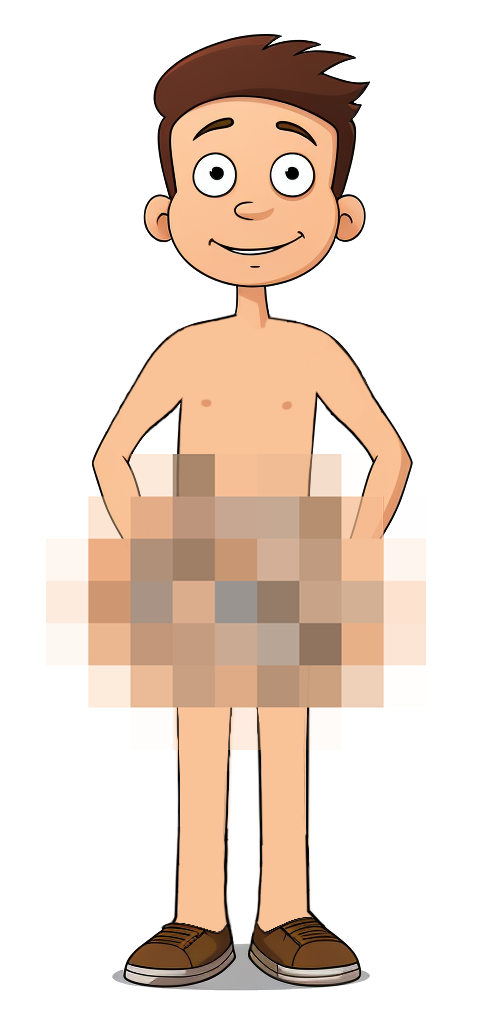
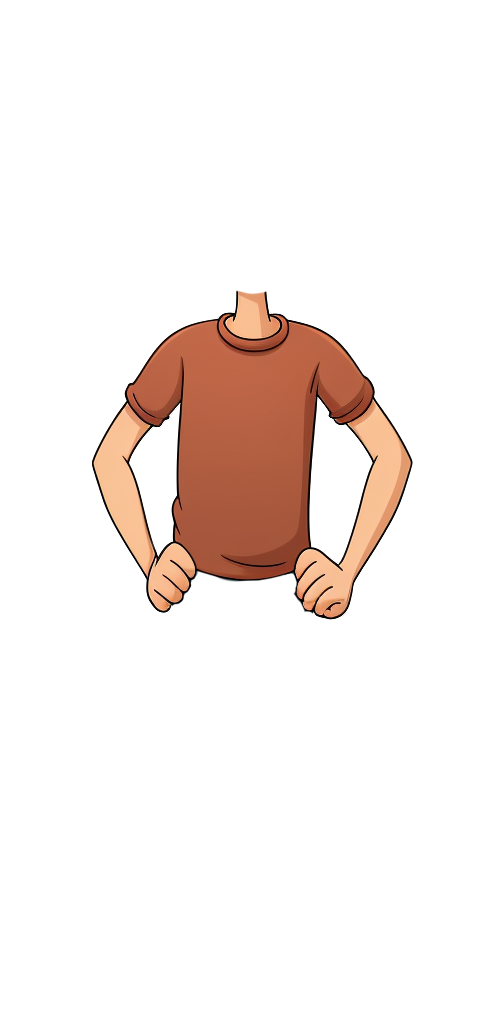
Layer changes from the first 494x1024 image to the second:
hid "Layer 9" over [46, 454, 426, 750]
hid "Layer 8" over [199, 398, 293, 411]
hid group "Group 3" (2 layers) over [92, 34, 413, 991]
showed "Group 1 copy 2", painted on it over [92, 290, 413, 620]
